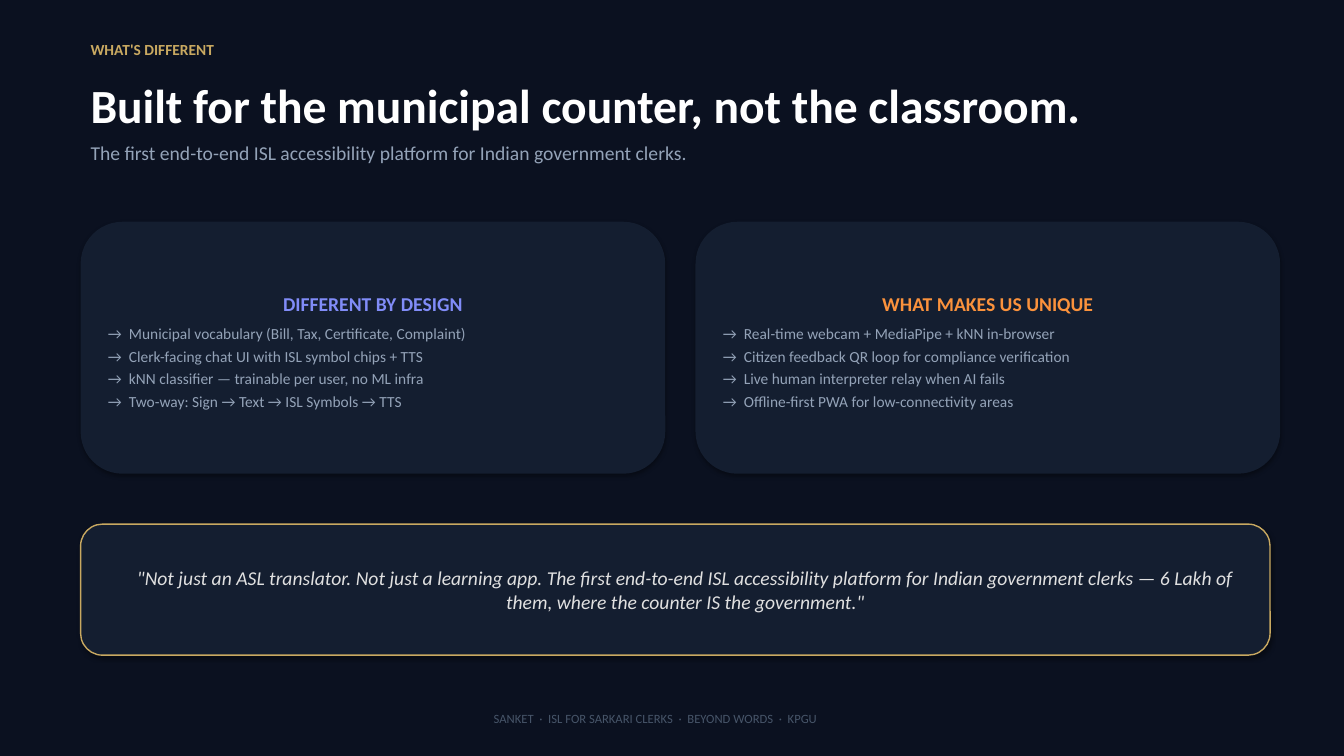
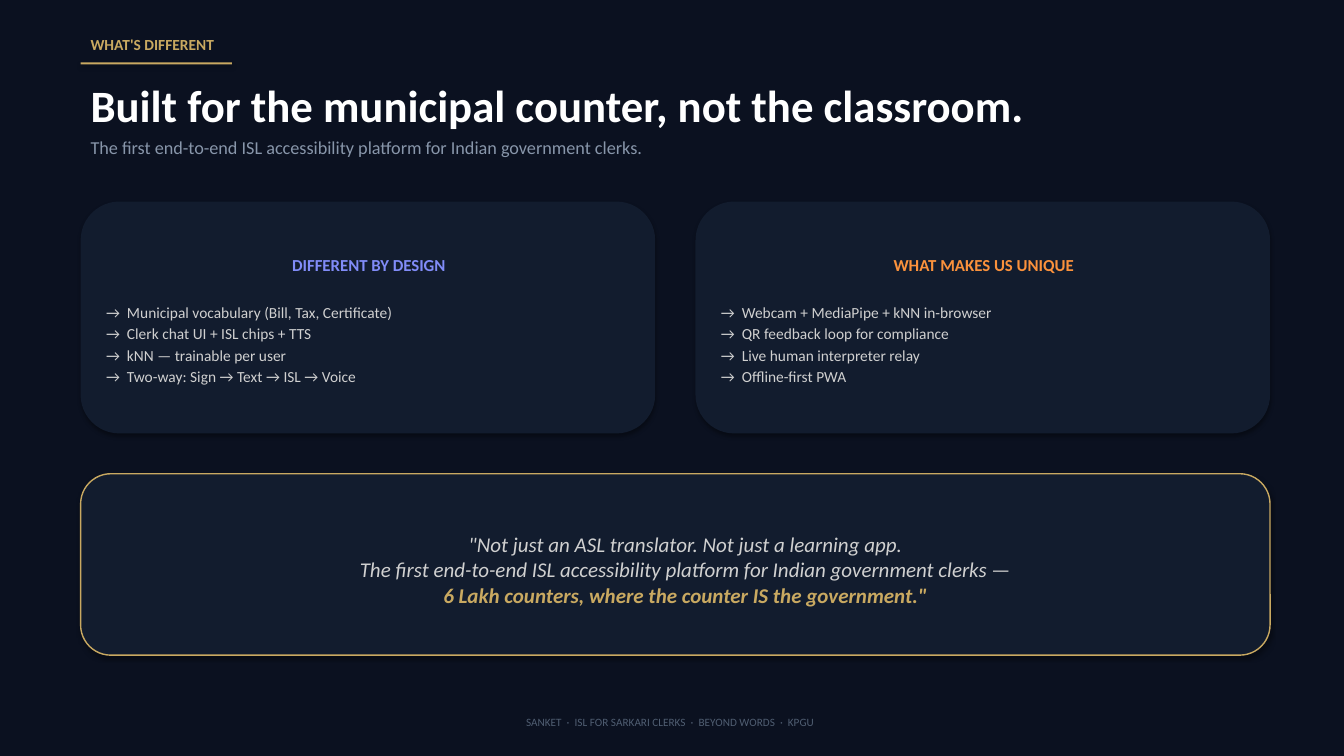
Before and after one commit to rudrakhairnar16-bit/sanket, a slide deck: slide 9 of deliverables/Sanket-Pitch-Deck-Yuva6.pptx. Drawn at 1344x756 pixels with LibreOffice and Linux fonts; fonts in the diff are those of the drawing. Boxes give left, top, right and bottom in pixels: in the first picture for what was removed or moved away, otherwise in the second. Text is boxed around its words. In the diff, an @@ line names an element or a change of style, - is before the commit and + after.

```diff
--- a/deliverables/Sanket-Pitch-Deck-Yuva6.pptx
+++ b/deliverables/Sanket-Pitch-Deck-Yuva6.pptx
@@ text "WHAT'S DIFFERENT": place and size @@
-text "WHAT'S DIFFERENT" at [91, 44, 213, 55]
+text "WHAT'S DIFFERENT" at [91, 39, 213, 50]
@@ text "Built for the municipal counter, ..." at [91, 90, 1024, 129]: size 34 to 32 pt @@
@@ rectangle added at [81, 63, 232, 65], fill #C9A961 @@
@@ text "The first end-to-end ISL accessibility ..." at [91, 141, 642, 157]: size 14 to 13 pt, text colour #94A3B8 to #8896AA @@
@@ rounded rectangle "DIFFERENT BY DESIGN": place and size @@
-rounded rectangle "DIFFERENT BY DESIGN" at [81, 222, 665, 474]
+rounded rectangle "DIFFERENT BY DESIGN" at [81, 202, 655, 434]
@@ fill #141E30 to #121C2E in 3 elements at [81, 474, 1270, 655], [81, 202, 655, 434], [696, 202, 1270, 434] @@
@@ rounded rectangle "WHAT MAKES US UNIQUE": place and size @@
-rounded rectangle "WHAT MAKES US UNIQUE" at [696, 222, 1280, 474]
+rounded rectangle "WHAT MAKES US UNIQUE" at [696, 202, 1270, 434]
@@ text in rounded rectangle at [292, 260, 446, 271]: size 14 to 12 pt in "DIFFERENT BY DESIGN"; less space between paragraphs @@
@@ text in rounded rectangle at [894, 260, 1074, 273]: size 14 to 12 pt in "WHAT MAKES US UNIQUE"; less space between paragraphs @@
@@ text in rounded rectangle at [127, 307, 392, 385]: text changed; text colour #94A3B8 to #D0D0D0 @@
-→ Municipal vocabulary (Bill, Tax, Certificate, Complaint)
-→ Clerk-facing chat UI with ISL symbol chips + TTS
-→ kNN classifier — trainable per user, no ML infra
-→ Two-way: Sign → Text → ISL Symbols → TTS
+→ Municipal vocabulary (Bill, Tax, Certificate)
+→ Clerk chat UI + ISL chips + TTS
+→ kNN — trainable per user
+→ Two-way: Sign → Text → ISL → Voice
@@ text in rounded rectangle at [742, 307, 992, 382]: text changed; text colour #94A3B8 to #D0D0D0 @@
-→ Real-time webcam + MediaPipe + kNN in-browser
-→ Citizen feedback QR loop for compliance verification
-→ Live human interpreter relay when AI fails
-→ Offline-first PWA for low-connectivity areas
+→ Webcam + MediaPipe + kNN in-browser
+→ QR feedback loop for compliance
+→ Live human interpreter relay
+→ Offline-first PWA
@@ rounded rectangle ""Not just an ASL translator. ...": place and size @@
-rounded rectangle ""Not just an ASL translator. ..." at [81, 524, 1270, 655]
+rounded rectangle ""Not just an ASL translator. ..." at [81, 474, 1270, 655]
@@ text in rounded rectangle at [360, 537, 986, 607]: text changed; size 14 to 15 pt; text colour #E0E0E0 to #D0D0D0 @@
-"Not just an ASL translator. Not just a learning app. The first end-to-end ISL accessibility platform for Indian government clerks — 6 Lakh of them, where the counter IS the government."
+"Not just an ASL translator. Not just a learning app.
+The first end-to-end ISL accessibility platform for Indian government clerks —
+6 Lakh counters, where the counter IS the government."
@@ text "SANKET · ISL FOR SARKARI ..." at [526, 719, 814, 726]: size 9 to 8 pt, text colour #475569 to #505E72 @@
```
Also in this commit, not shown: 9 other slides changed, 2 other files.
